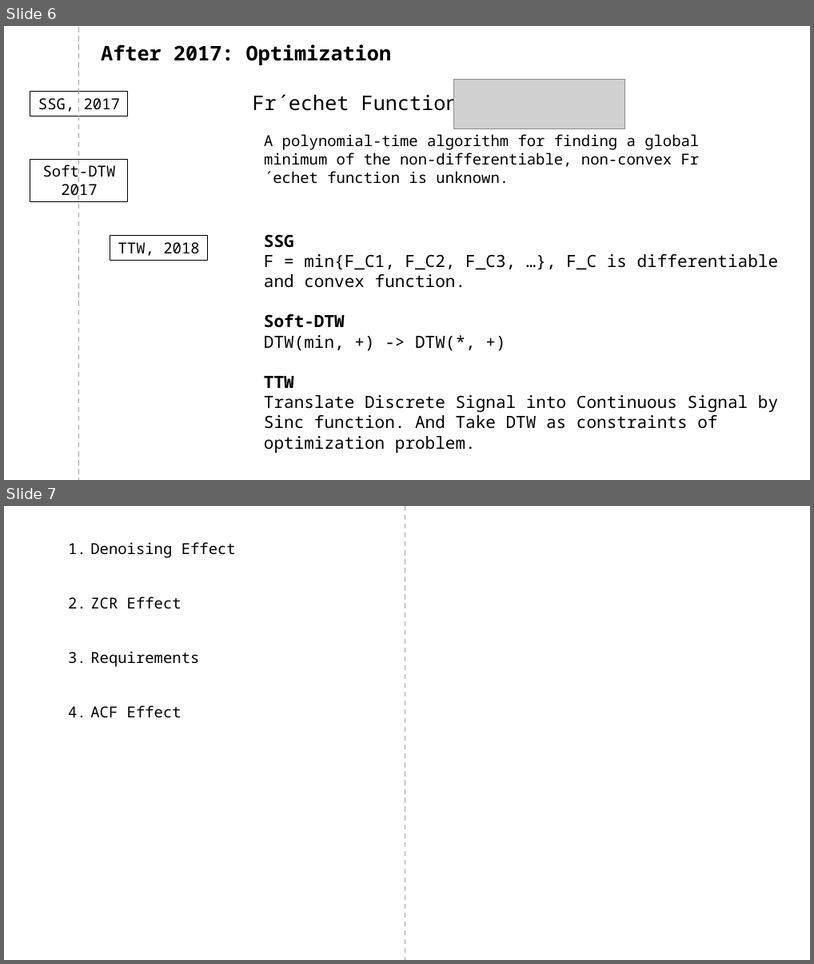
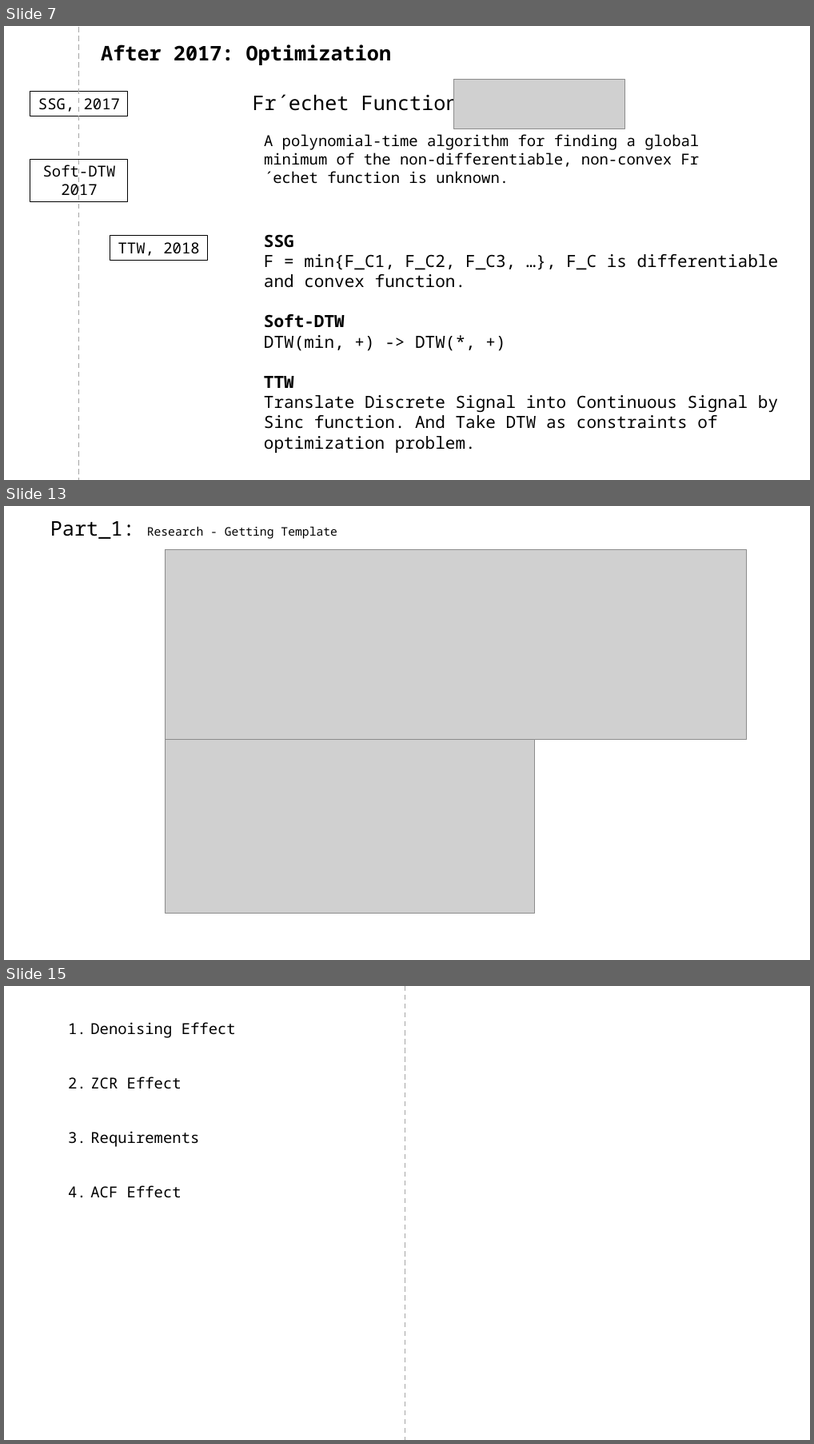
Before and after one commit to A-Big-Tortoise/Presentation, a slide deck: Presentation_1120_JiayuChen.pptx. Shown one above the other, each under a label of ours: slides 6 and 7 before the commit, slides 7, 13 and 15 after it; the slides between them are not shown. The pictures are 814x964 and 814x1444 pixels, drawn with LibreOffice and Linux fonts; fonts in the diff are those of the drawing; grey boxes stand for pictures. Boxes give left, top, right and bottom in pixels: in the first picture for what was removed or moved away, otherwise in the second. Text is boxed around its words. In the diff, an @@ line names an element or a change of style, - is before the commit and + after.

```diff
--- a/Presentation_1120_JiayuChen.pptx
+++ b/Presentation_1120_JiayuChen.pptx
@@ slide 13 added at (4, 506, 810, 960), background #FFFFFF @@
@@ text added at (50, 521, 338, 539), 14 pt, text #000000 @@
+Part_1: Research - Getting Template
@@ picture added at (166, 549, 747, 739) @@
@@ picture added at (166, 739, 536, 912) @@
@@ what was slide 6 is now slide 7 @@
@@ what was slide 7 is now slide 15 @@
```
Also in this commit, not shown: 5 slides changed, 8 other slides added, 4 slides removed.
